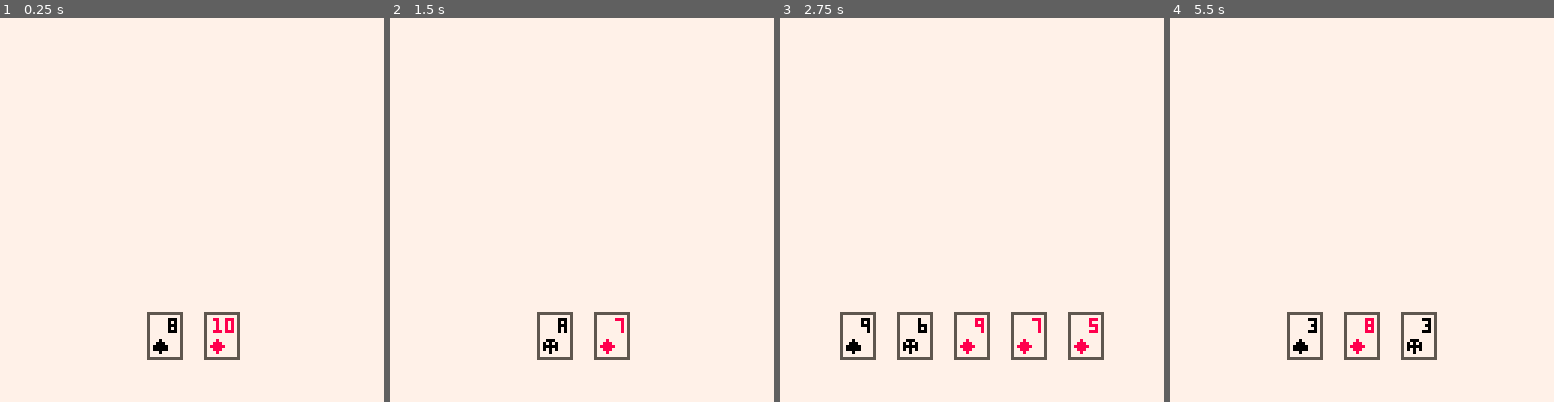
Above: before the commit, frames 1-4 (left to right).
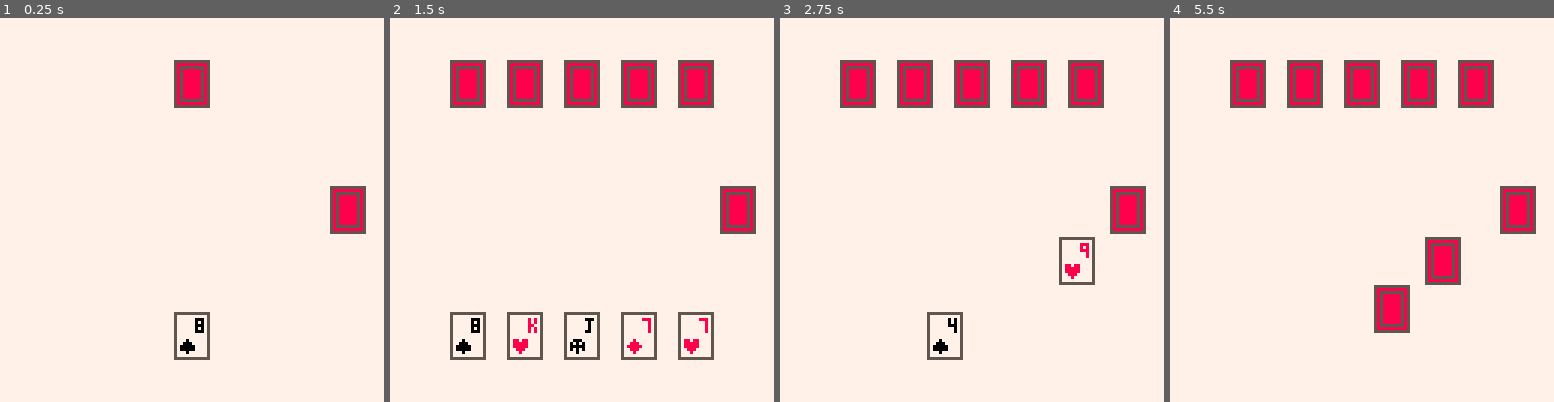
Above: after the commit, the same moments.

Repository: Tropicode-Guam/card_battle
Game: PICO-8 cartridge card_battle.p8
The game is run twice, just before and just after one commit, with the same random seed, the same clock (stepped at 60 frames per second) and the same inputs.
Inputs:
- Up to frame 1 (0.25 s): no input
- Up to frame 2 (1.5 s): tap X (X key) at 0.33, 1.07 s
- Up to frame 3 (2.75 s): tap X (X key) at 1.85 s
- Up to frame 4 (5.5 s): tap X (X key) at 2.97, 4.08, 5.2 s

The runs differ from the first frame. In frame 1, 3.7% of the frame differs, in the area x 38-96%, y 10-90%; in frame 2, 10%; in frame 3, 10%; in frame 4, 11%, in the area x 15-96%, y 10-90%.

Commit message:
animate dealing and discarding

Diff:
--- a/card_battle.lua
+++ b/card_battle.lua
@@ -1,3 +1,55 @@
+function init_hand(is_player, ncards)
+	ncards = ncards or 5
+	local pad = 8
+	local hand = {
+		is_player=is_player,
+		y=is_player and 100 or 27-cardh,
+		cards={},
+		discarding={}
+	}
+	hand.spot = function(i,hand_size)
+		hand_size=hand_size or #hand.cards
+		return {
+			x=flr(64-(cardw*hand_size+pad*(hand_size-1))/2 + cardw*i + pad*i)+.5,
+			y=hand.y
+		}
+	end
+	hand.add_card = function(card, ct)
+		local sz = #hand.cards + 1
+		local i=0
+		card.facedown = not hand.is_player
+		for c in all(hand.cards) do
+			move(c,hand.spot(i,sz),clock.schedule(ct.threshold*.2))
+			i+=1
+		end
+		move(card,hand.spot(i,sz),ct)
+		add(hand.cards,card)
+	end
+	hand.discard = function(card, ct, deck)
+		deck=deck or discard_deck
+		del(hand.cards,card)
+		card.facedown = true
+		add(hand.discarding, card)
+		clock.schedule(ct.threshold,1,function()del(hand.discarding,card)end)
+		add(deck.cards,card)
+		move(card,deck,ct)
+		local i=1
+		for c in all(hand.cards) do
+			move(c,hand.spot(i,#hand.cards+2),clock.schedule(ct.threshold*.2))
+			i+=1
+		end
+	end
+	hand.draw = function()
+		for card in all(hand.cards) do
+			card.draw()
+		end
+		for card in all(hand.discarding) do
+			card.draw()
+		end
+	end
+	return hand
+end
+
 function _init()
 	suit_classes={
 		diamonds={
@@ -56,9 +108,15 @@
 		chosen_jqk[disp] = suit
 	end
 
+	cardw = 11
+	cardh = (13-2)
 	deck = {
 		cards={},
-		pos={x=100,y=64}
+		x=110,y=64-cardh/2
+	}
+	discard_deck = {
+		cards={},
+		x=17,y=64-cardh/2
 	}
 	for suit in all(suit_options) do
 		for i=1,#nums do
@@ -67,7 +125,9 @@
 				goto continue
 			end
 
-			local card = {
+			local card = {}
+			card = {
+				x=deck.x,y=deck.y,w=cardw,
 				disp=disp,
 				color=colors[suit],
 				spr=sprs[suit],
@@ -85,7 +145,24 @@
                         s.dead = true
                     end
                 end,
-                dead = false
+                dead = false,
+				draw=function()
+					local s = card
+					if s.facedown then
+						rectfill(s.x,s.y-2,s.x+cardw,s.y+13,5)
+						rectfill(s.x+1,s.y-1,s.x+cardw-1,s.y+12,8)
+						rect(s.x+2,s.y,s.x+cardw-2,s.y+11,5)
+					else
+						rectfill(s.x,s.y-2,s.x+s.w,s.y+13,7)
+						print(s.disp,
+							s.x+(s.disp == 10 and -3 or 1)+s.w-5,
+							s.y,
+							s.color
+						)
+						spr(s.spr,s.x+2,s.y+7)
+						rect(s.x,s.y-2,s.x+s.w,s.y+13,5)
+					end
+				end
 			}
 
 			subclass=suit_classes[suit]
@@ -164,8 +241,34 @@
 		end
 	}
 
-	phand={}
-	ehand={}
+	-- animation controller
+	anim_cont = {
+		animations={},
+		-- clock handles this
+		-- update=function()
+		-- 	local c=anim_cont
+		-- end,
+		draw=function()
+			local c=anim_cont
+			for a in all(c.animations) do
+				a.draw(a)
+				if a.ct.done then
+					del(c.animations, a)
+				end
+			end
+		end,
+		animate=function(draw, ct)
+			local c=anim_cont
+			add(c.animations, {
+				draw=draw,
+				ct=ct
+			})
+		end
+	}
+
+
+	phand=init_hand(true)
+	ehand=init_hand(false)
 
 	deal(phand,deck)
 	deal(ehand,deck)
@@ -174,49 +277,74 @@
 	palt(7,true)
 end
 
-function deal_card(card, hand, deck)
+function deal_card(card, hand, deck, deal_time)
 	-- schedule animation here
-	add(hand, card)
-	del(deck.cards, card)
+	local ct = clock.schedule(deal_time,1, function()
+		-- del(deck.cards, card)
+	end)
+	hand.add_card(card,ct)
 end
 
 function deal(hand,deck,amt)
 	if(not amt) amt=5
 
+	local deal_time = 5
 	delay=0
 	for i=1,amt do
 		local card = deck.cards[flr(rnd(#deck.cards))+1]
+		del(deck.cards, card)
 		clock.schedule(delay,1,function()
-			deal_card(card, hand, deck)
+			deal_card(card, hand, deck, deal_time)
 		end)
-		delay+=5
-	end
-	local ct = clock.schedule(delay+1)
+		delay+=10
+	end
+	local ct = clock.schedule(delay+deal_time)
 	controller.interrupt(ct)
 end
 
-function discard(card, hand, deck)
+function discard(card, hand, deck, deal_time)
 	-- schedule animation here
-	add(deck.cards, card)
-	del(hand, card)
-end
-
-function mulligan(hand,deck)
+	local ct = clock.schedule(deal_time,1, function()
+		-- del(deck.cards, card)
+	end)
+	-- add(deck.cards, card)
+	hand.discard(card,ct,deck)
+end
+
+function mulligan(hand,deck, speed)
+	speed = speed or 2
 	local delay = 0
-	for card in all(hand) do
+	local deal_time = 5
+	for card in all(hand.cards) do
 		clock.schedule(delay,1,function()
-			discard(card, hand, deck)
+			discard(card, hand, deck, deal_time)
 		end)
-		delay += 5
-	end
-	local ct = clock.schedule(delay+1)
+		delay += speed
+	end
+	local ct = clock.schedule(delay+deal_time)
 	controller.interrupt(ct)
 
-	clock.schedule(delay,1,function()
+	clock.schedule(delay+deal_time+1,1,function()
 		deal(hand,deck)
 	end)
 end
 
+function lerp(a,b,t)
+	return b*t+a*(1-t)
+end
+
+function move(obj, target, ct, func)
+	func = func or function(t)
+		return t
+	end
+	local from = {x=obj.x,y=obj.y}
+	local to = {x=target.x,y=target.y}
+	local disp = obj.disp or ""
+	anim_cont.animate(function(a)
+		obj.x = lerp(from.x,to.x,ct.lt)
+		obj.y = lerp(from.y,to.y,ct.lt)
+	end, ct)
+end
 
 function _update()
 	clock.update()
@@ -225,21 +353,16 @@
 
 function _draw()
 	cls(7)
-	i = 0
-	pad = 8
-	cardw = 11
-	for card in all(phand) do
-		x = flr(64-(cardw*#phand+pad*(#phand-1))/2 + cardw*i + pad*i)+.5
-		off = card.disp == 10 and -3 or 1
-		print(card.disp,
-			x+off+cardw-5,
-			100,
-			card.color
-		)
-		spr(card.spr,x+2,100+7)
-		rect(x,100-2,x+cardw,100+13,5)
-		i += 1
-	end
+
+	-- draw deck
+	-- todo: make this oop?
+	rectfill(deck.x,deck.y-2,deck.x+cardw,deck.y+13,5)
+	rectfill(deck.x+1,deck.y-1,deck.x+cardw-1,deck.y+12,8)
+	rect(deck.x+2,deck.y,deck.x+cardw-2,deck.y+11,5)
+
+	anim_cont.draw()
+	phand.draw()
+	ehand.draw()
 end
 
 --helpers
